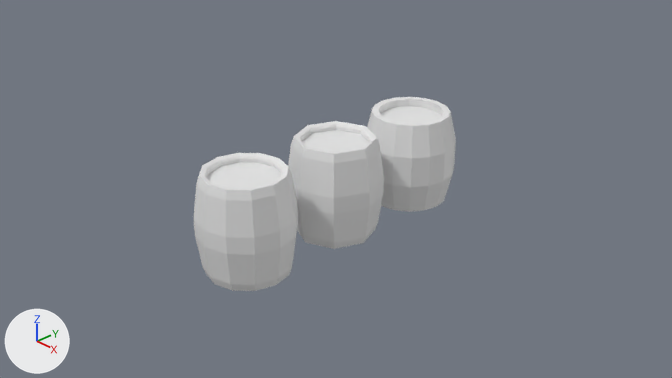
The Blender file Section 2/Barrel.blend as it was, and as the next commit left it.
One viewpoint serves both versions: the file's camera 'Camera'. Every picture has the same lights, and +X, +Y and +Z are marked at lower left.

Names of what the first picture shows: 'Barrel (Box Modelling)', 'Barrel (Profile).12', 'Barrel (Profile).8'.
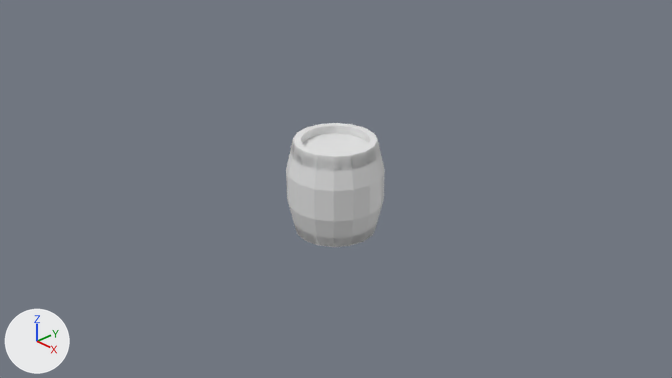
Commit message: S2-8 Using Existing Geometry

Diff of the bpy script that builds the scene:
```diff
--- a/Section 2/Barrel.blend.py
+++ b/Section 2/Barrel.blend.py
@@ me_cylinder @@
 # used by ob_barrel__box_modelling
-me_cylinder.from_pydata(...)  # 128 vertices, 114 faces; spans x -0.589..0.589, y -0.589..0.589, z -0.589..0.589
+me_cylinder.from_pydata(...)  # 256 vertices, 178 faces; spans x -0.589..0.589, y -0.589..0.589, z -0.589..0.589
+# me_cylinder part 1: a new loose piece of 32 vertices spanning x -0.536..0.536, y -0.536..0.536, z 0.426..0.564
+# me_cylinder part 2: a new loose piece of 32 vertices spanning x -0.531..0.531, y -0.531..0.531, z -0.585..-0.448
@@ ob_barrel__box_modelling @@
 ob_barrel__box_modelling = bpy.data.objects.new('Barrel (Box Modelling)', me_cylinder)
-ob_barrel__box_modelling.location = (0.0, 1.314, 0.0)
+ob_barrel__box_modelling.location = (0.0, 0.0, 0.0)
@@ ob_barrel__profile__8 @@
 ob_barrel__profile__8.location = (0.0, 0.0, 0.0)
+ob_barrel__profile__8.hide_set(True)
@@ ob_barrel__profile__12 @@
 ob_barrel__profile__12 = bpy.data.objects.new('Barrel (Profile).12', me_vert_001)
-ob_barrel__profile__12.location = (0.0, -1.361, 0.0)
+ob_barrel__profile__12.location = (0.0, 0.0, 0.0)
+ob_barrel__profile__12.hide_set(True)
```

Changed parts and their boxes [x1, y1, x2, y2] in the pictures (672 x 378 px):
'Barrel (Box Modelling)', reshaped, moved (11% wider, 8% taller): before [367, 97, 456, 212]; after [286, 123, 385, 247]
'Barrel (Profile).12', hidden: before [194, 153, 298, 291]
'Barrel (Profile).8', hidden: before [288, 121, 384, 249]
part 1 of me_cylinder, added: after [291, 141, 381, 171]
part 2 of me_cylinder, added: after [295, 221, 378, 247]
